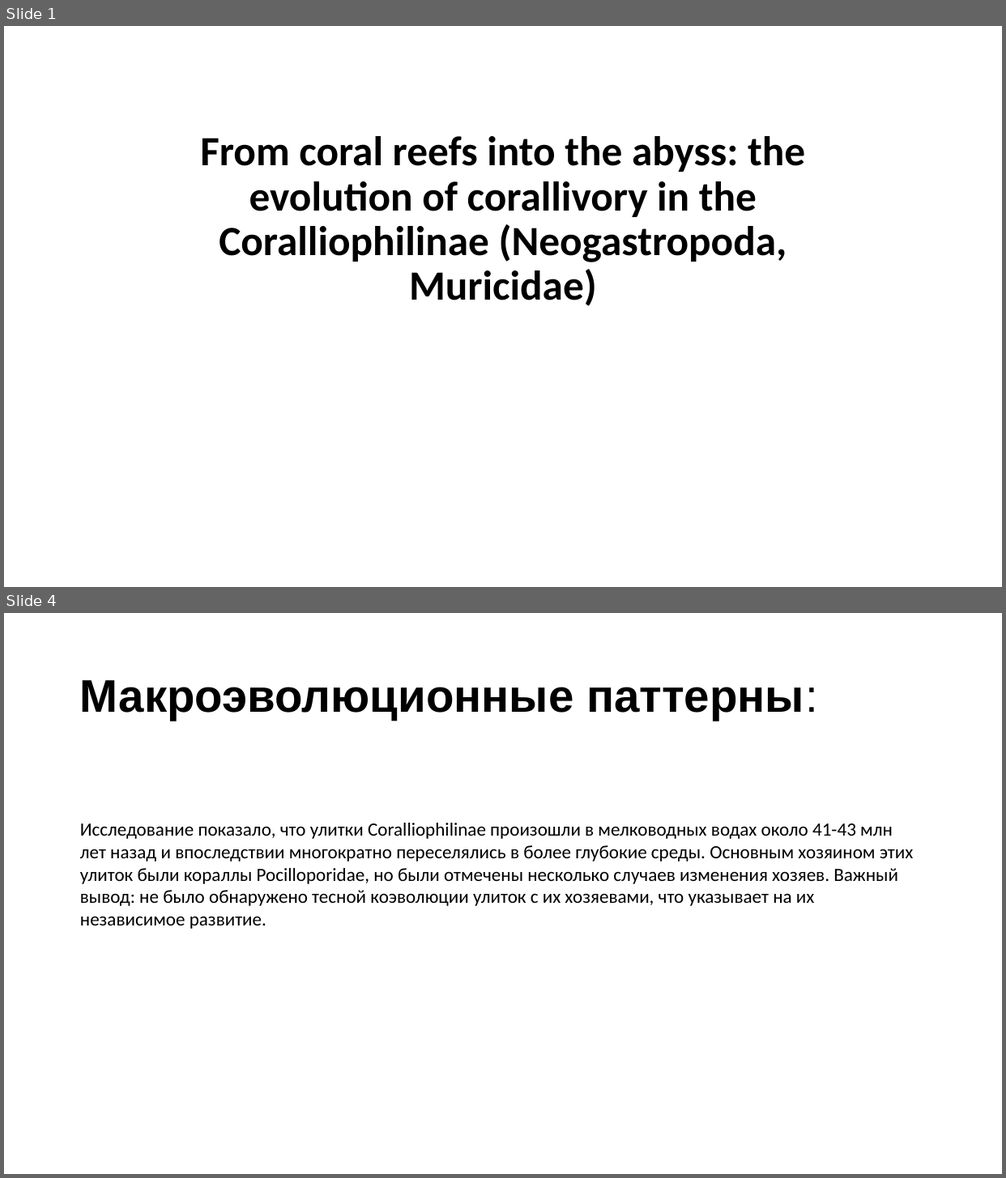
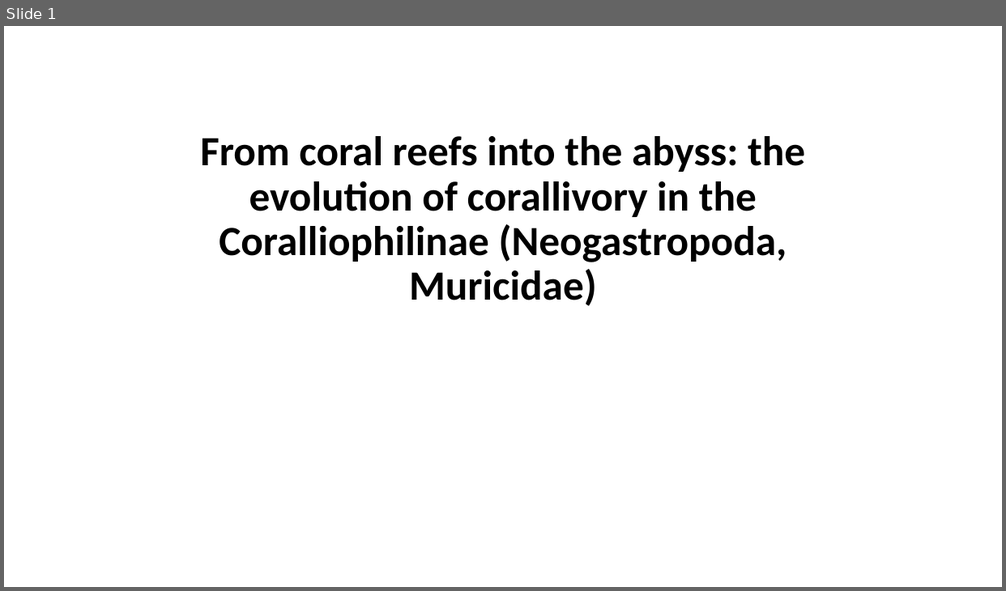
Before and after one commit to kagayaku29/phylogenetics_2024, a slide deck: Presentation.pptx. Shown one above the other, each under a label of ours: slides 1 and 4 before the commit, slide 1 after it; the slides between them are not shown. The pictures are 1006x1178 and 1006x591 pixels, drawn with LibreOffice and Linux fonts; fonts in the diff are those of the drawing. Boxes give left, top, right and bottom in pixels: in the first picture for what was removed or moved away, otherwise in the second. Text is boxed around its words. In the diff, an @@ line names an element or a change of style, - is before the commit and + after.

```diff
--- a/Presentation.pptx
+++ b/Presentation.pptx
@@ slide 4 removed at [4, 613, 1002, 1174], background #FFFFFF @@
@@ title removed at [80, 680, 818, 720] @@
-Макроэволюционные паттерны:
@@ text removed at [80, 823, 913, 929] @@
-Исследование показало, что улитки Coralliophilinae произошли в мелководных водах около 41-43 млн лет назад и впоследствии многократно переселялись в более глубокие среды. Основным хозяином этих улиток были кораллы Pocilloporidae, но были отмечены несколько случаев изменения хозяев. Важный вывод: не было обнаружено тесной коэволюции улиток с их хозяевами, что указывает на их независимое развитие.
```
Also in this commit, not shown: 5 slides added, 2 other slides removed.
